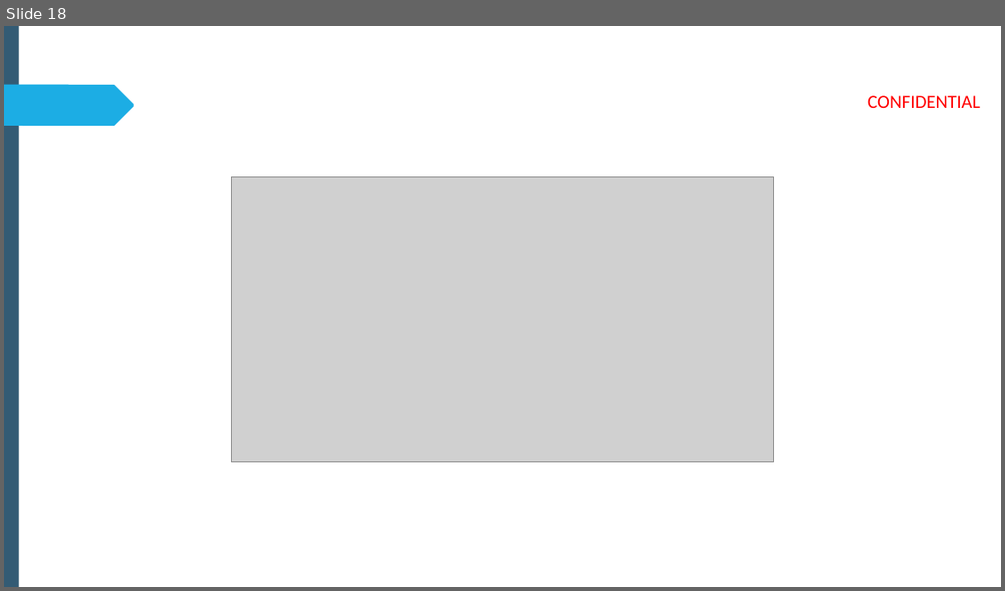
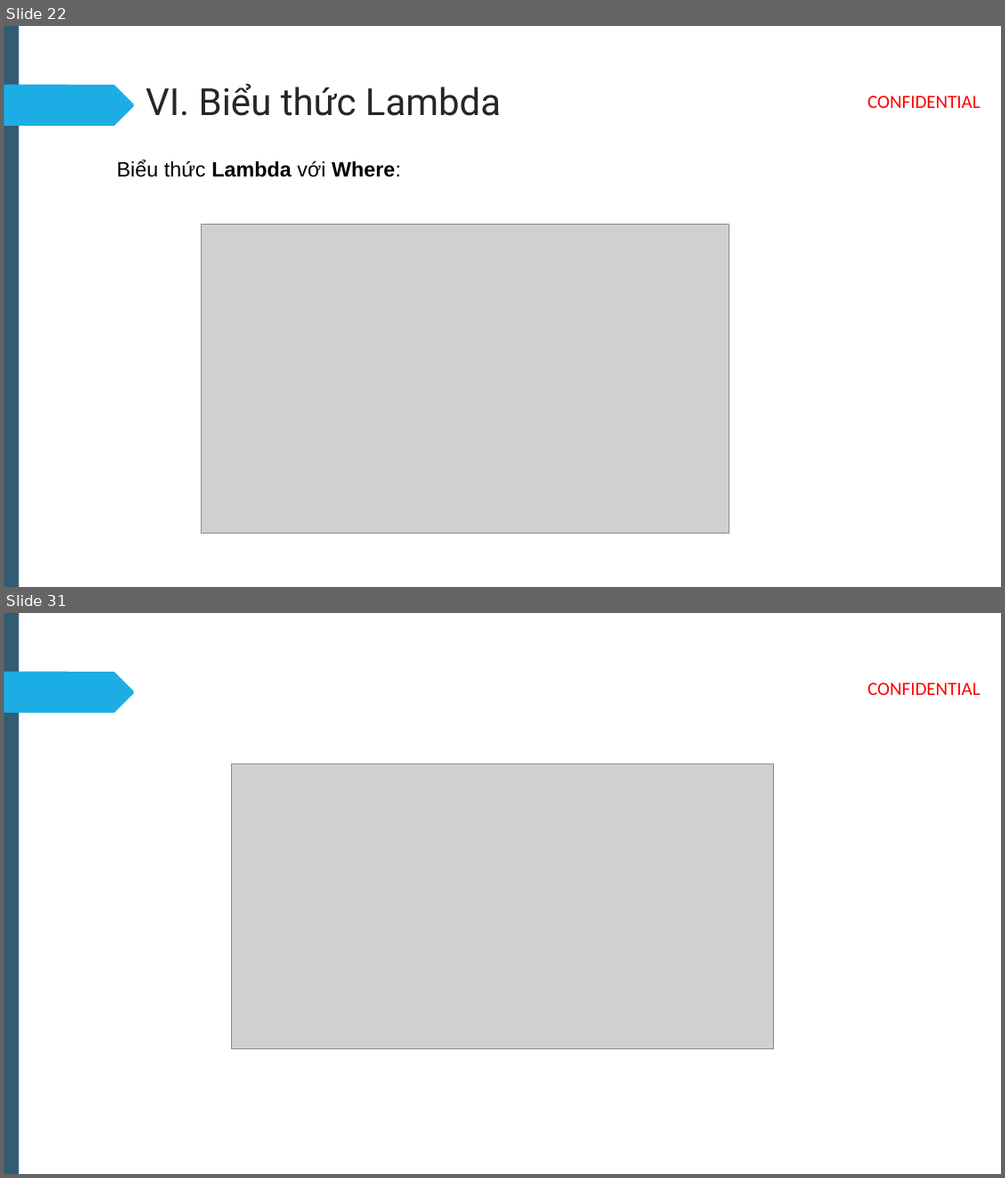
Before and after one commit to Linh-dev/Linq-CSharp, a slide deck: NWS_INTRO_WebDeveloperRoadmap.pptx. Shown one above the other, each under a label of ours: slide 18 before the commit, slides 22 and 31 after it; the slides between them are not shown. The pictures are 1005x591 and 1005x1178 pixels, drawn with LibreOffice and Linux fonts; fonts in the diff are those of the drawing; grey boxes stand for pictures; background and template pictures are left out. Boxes give left, top, right and bottom in pixels: in the first picture for what was removed or moved away, otherwise in the second. Text is boxed around its words. In the diff, an @@ line names an element or a change of style, - is before the commit and + after.

```diff
--- a/NWS_INTRO_WebDeveloperRoadmap.pptx
+++ b/NWS_INTRO_WebDeveloperRoadmap.pptx
@@ slide 22 added at bbox=[4, 26, 1001, 587], background #FFFFFF; not listed: 3 template elements that a slide beside it also shows @@
@@ title added at bbox=[146, 83, 501, 116], 36 pt, text #262626 @@
+VI. Biểu thức Lambda
@@ text added at bbox=[117, 160, 401, 177], 20 pt, text #000000 @@
+Biểu thức Lambda với Where:
@@ picture added at bbox=[201, 224, 729, 532] @@
@@ what was slide 18 is now slide 31 @@
```
Also in this commit, not shown: 2 slides changed, 26 other slides added, 14 slides removed, 6 other files.
